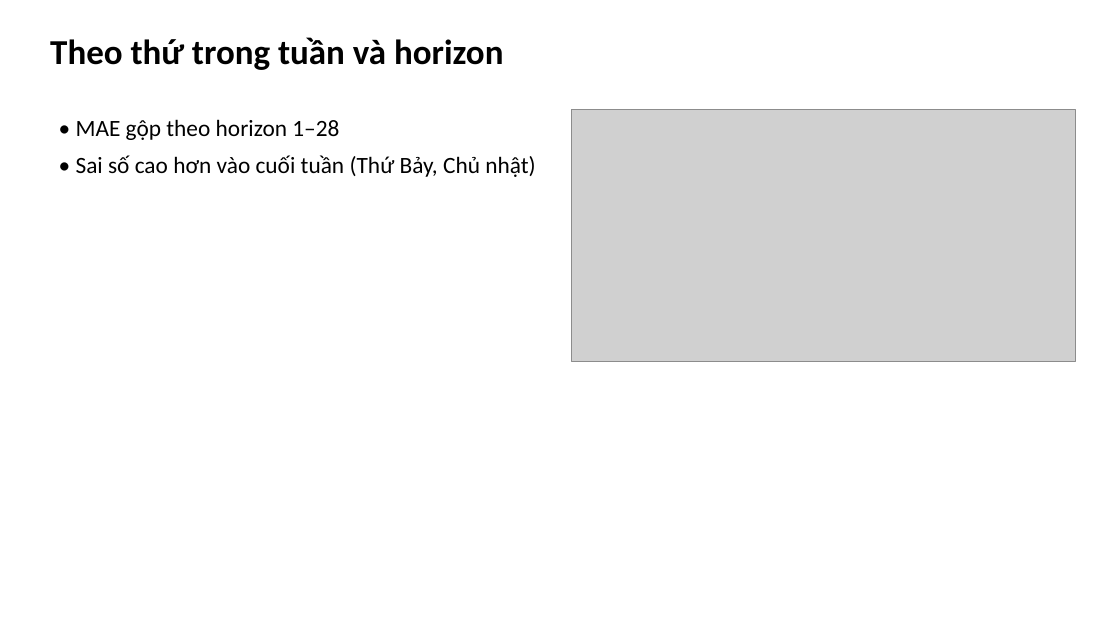
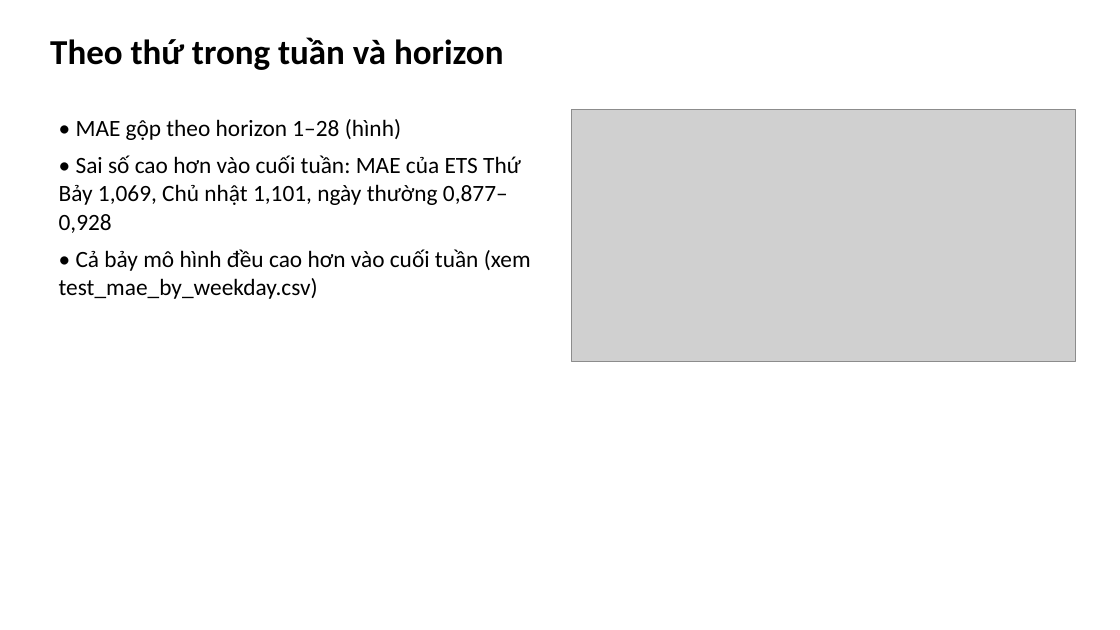
Before and after one commit to haiphamt/IS403.R11-M5-Competition, a slide deck: slide 12 of report/slides/m5_nhom6.pptx. Drawn at 1120x630 pixels with LibreOffice and Linux fonts; fonts in the diff are those of the drawing; grey boxes stand for pictures. Boxes give left, top, right and bottom in pixels: in the first picture for what was removed or moved away, otherwise in the second. Text is boxed around its words. In the diff, an @@ line names an element or a change of style, - is before the commit and + after.

Commit message:
fix(P01): sửa slide theo review PR #15: slide 12 thêm số theo thứ trong tuần, số thời gian 1 chữ số thập phân và dấu trừ như báo cáo, đọc số mẫu từ CSV, bỏ biến thừa, figures_boosting báo rõ khi thiếu tệp importance
Dựng lại report/slides/m5_nhom6.pptx bằng scripts/build_slides.py.

```diff
--- a/report/slides/m5_nhom6.pptx
+++ b/report/slides/m5_nhom6.pptx
@@ text at <box>59,119,531,299</box>: text changed @@
-• MAE gộp theo horizon 1–28
-• Sai số cao hơn vào cuối tuần (Thứ Bảy, Chủ nhật)
+• MAE gộp theo horizon 1–28 (hình)
+• Sai số cao hơn vào cuối tuần: MAE của ETS Thứ Bảy 1,069, Chủ nhật 1,101, ngày thường 0,877–0,928
+• Cả bảy mô hình đều cao hơn vào cuối tuần (xem test_mae_by_weekday.csv)
```
Also in this commit, not shown: 2 other slides changed, 2 other files.
